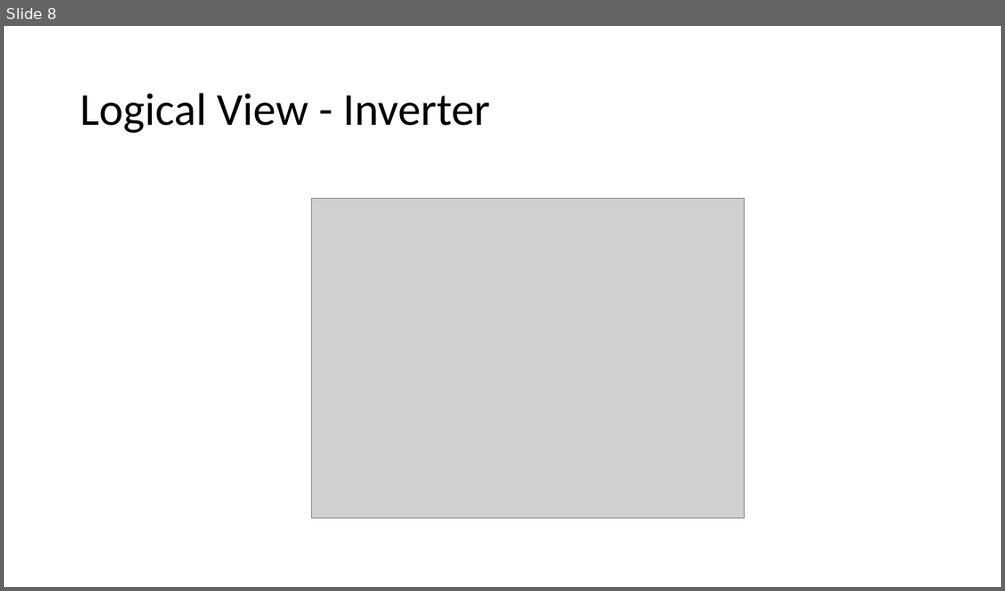
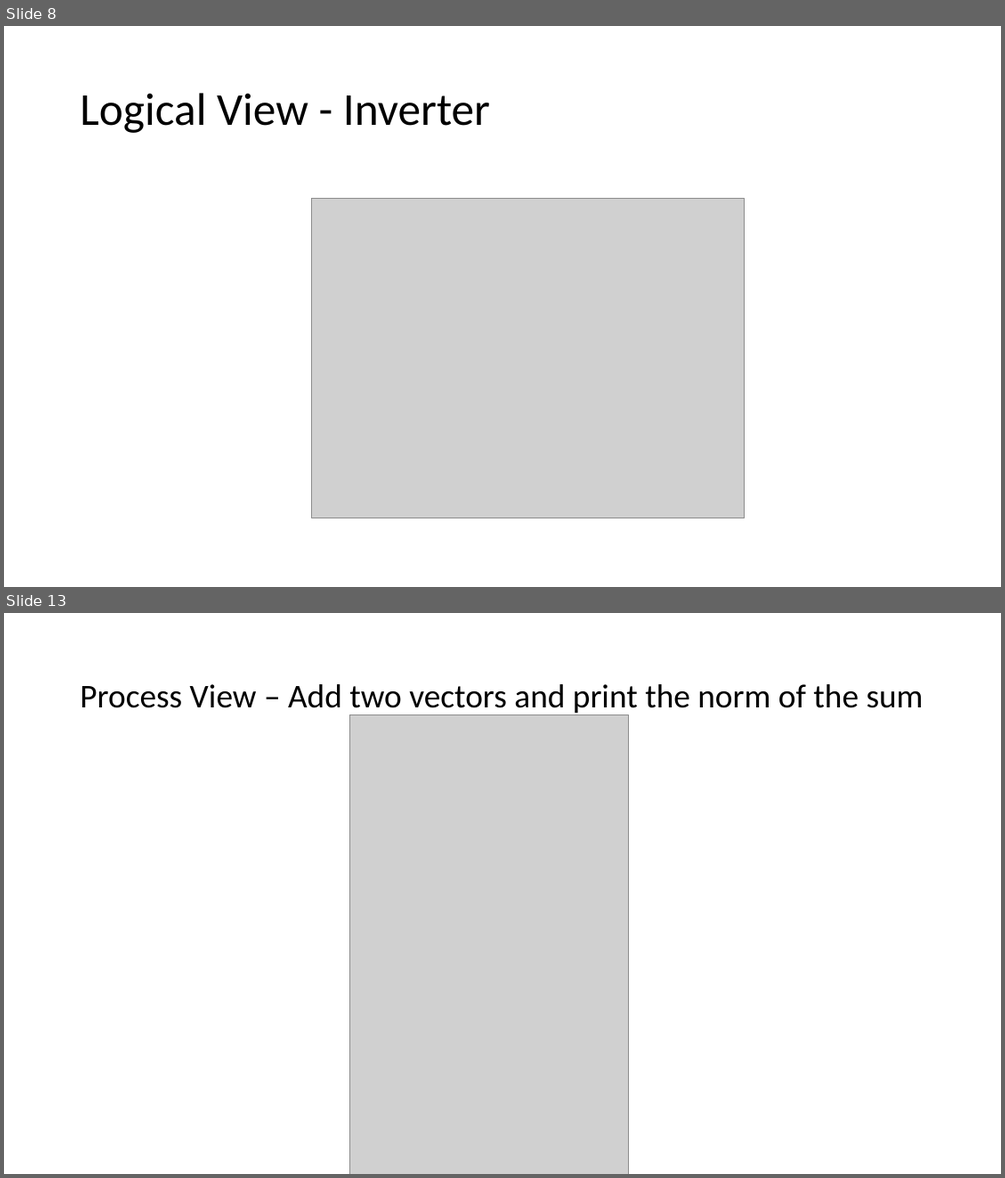
Before and after one commit to vkostyukov/la4j, a slide deck: ArchSW-docs/La4j.pptx. Shown one above the other, each under a label of ours: slide 8 before the commit, slides 8 and 13 after it; the slides between them are not shown. The pictures are 1005x591 and 1005x1178 pixels, drawn with LibreOffice and Linux fonts; fonts in the diff are those of the drawing; grey boxes stand for pictures. Boxes give left, top, right and bottom in pixels: in the first picture for what was removed or moved away, otherwise in the second. Text is boxed around its words. In the diff, an @@ line names an element or a change of style, - is before the commit and + after.

```diff
--- a/ArchSW-docs/La4j.pptx
+++ b/ArchSW-docs/La4j.pptx
@@ slide 13 added at [4,613,1001,1174], background #FFFFFF @@
@@ title added at [80,684,923,716], 32 pt, text #000000 @@
+Process View – Add two vectors and print the norm of the sum
@@ picture added at [350,714,629,1174] @@
```
Also in this commit, not shown: 10 other slides added.
